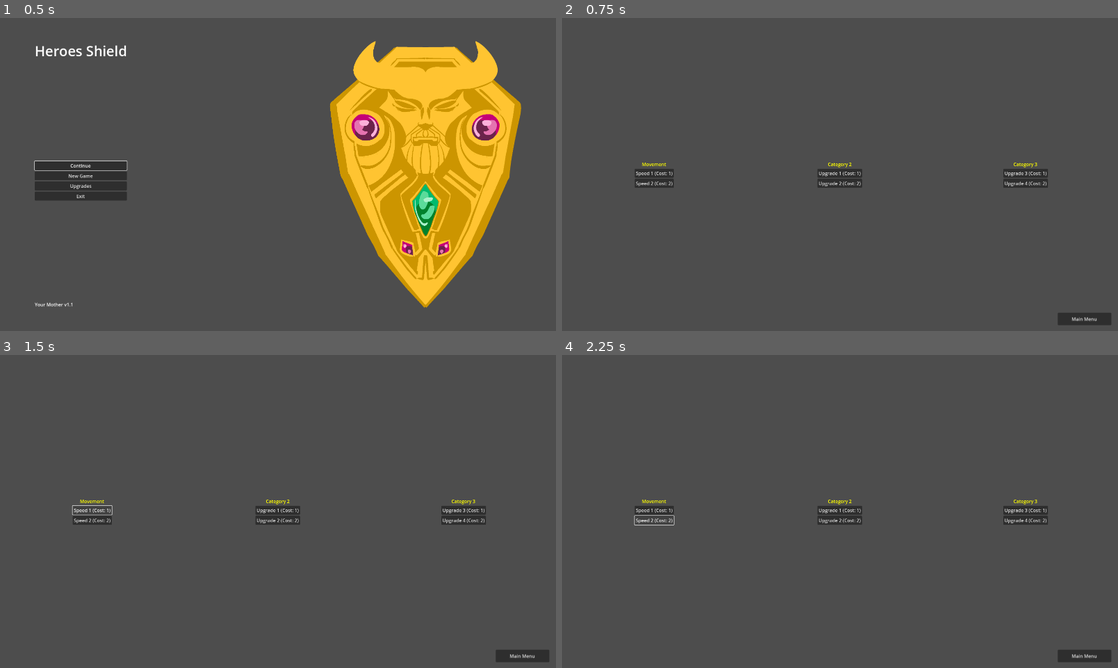
Above: before the commit, frames 1-4 (two rows, left to right).
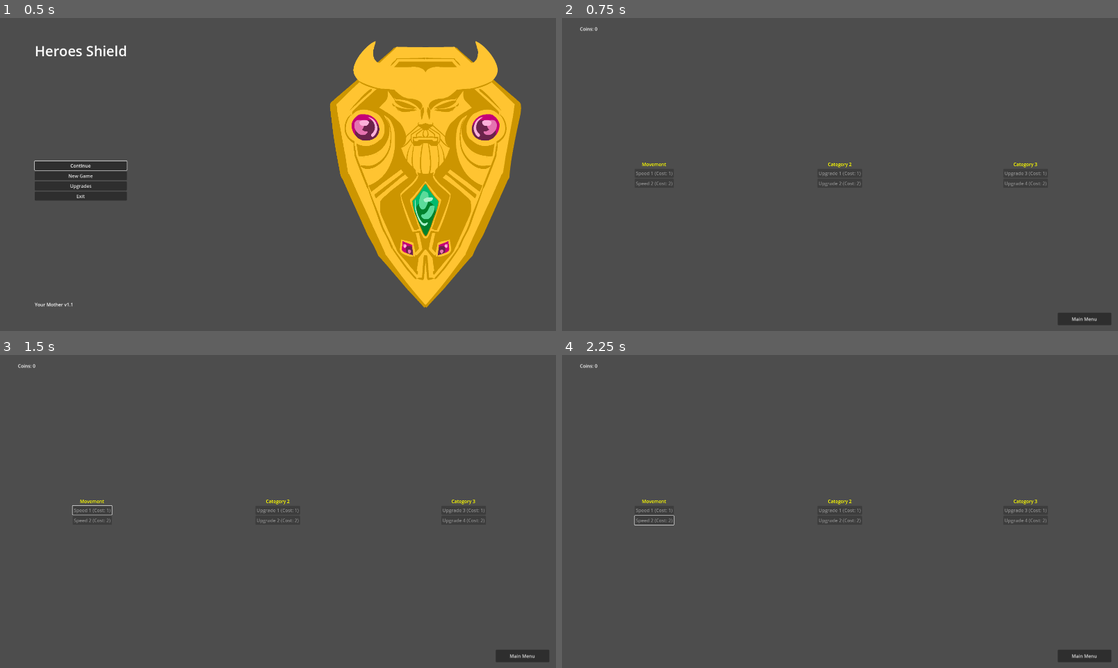
Above: after the commit, the same moments.

Repository: Cookie-Tin-Studios/Heroes-Shield
Game: Godot game, scene res://scenes/menu/main_menu.tscn
Two runs of this game, one before a commit and one after it. Both use one fixed random seed, a clock stepped at 60 frames per second and the inputs below.
Inputs (mouse positions are in pixels of both pictures, inside the frame that each line leads up to):
- Up to frame 1 (0.5 s): no input
- Up to frame 2 (0.75 s): click "Upgrades" at 0.5 s
- Up to frame 3 (1.5 s): click (94, 511) at 1.25 s, where only the run before the commit has a clickable "Speed 1 (Cost: 1)"
- Up to frame 4 (2.25 s): click (656, 520) at 2 s, where only the run before the commit has a clickable "Speed 2 (Cost: 2)"

Frame 1 is identical in both runs. In frame 2, 0.2% of the frame differs, in the area x 3-88%, y 2-54%; in frame 3, 0.2%; in frame 4, 0.2%.

Commit message:
Add movement upgrades (#93)

Diff:
--- a/scenes/menu/upgrade_menu.tscn
+++ b/scenes/menu/upgrade_menu.tscn
@@ -11,6 +11,19 @@
 grow_horizontal = 2
 grow_vertical = 2
 script = ExtResource("1_p3ykw")
+
+[node name="Panel" type="Panel" parent="."]
+layout_mode = 2
+offset_left = 62.0
+offset_top = 26.0
+offset_right = 62.0
+offset_bottom = 26.0
+
+[node name="CoinsLabel" type="Label" parent="Panel"]
+layout_mode = 0
+offset_right = 40.0
+offset_bottom = 23.0
+text = "Coins: "
 
 [node name="MarginContainer" type="MarginContainer" parent="."]
 layout_mode = 1
--- a/scripts/globals.gd
+++ b/scripts/globals.gd
@@ -49,57 +49,29 @@
 func add_progress(amount: int) -> void:
 	level_progress += amount
 
+const movementCategory = "Movement"
+const movementSpeed1 = "Speed 1"
+const movementSpeed2 = "Speed 2"
 
-var all_upgrades = [
-	{
-		"category_name": "Movement",
-		"category_upgrades": [
-			{
-				"upgrade_name": "Speed 1",
-				"desc": "You move faster, what did you expect",
-				"cost": 1,
-			},
-			{
-				"upgrade_name": "Speed 2",
-				"desc": "You move faster, electric boogaloo",
-				"cost": 2,
-			},
-		],
-	},
-	{
-		"category_name": "Category 2",
-		"category_upgrades": [
-			{
-				"upgrade_name": "Upgrade 1",
-				"desc": "Yeah it's an upgrade",
-				"cost": 1,
-			},
-			{
-				"upgrade_name": "Upgrade 2",
-				"desc": "Yeah it's an upgrade",
-				"cost": 2,
-			},
-		],
-	},
-	{
-		"category_name": "Category 3",
-		"category_upgrades": [
-			{
-				"upgrade_name": "Upgrade 3",
-				"desc": "Yeah it's an upgrade",
-				"cost": 1,
-			},
-			{
-				"upgrade_name": "Upgrade 4",
-				"desc": "Yeah it's an upgrade",
-				"cost": 2,
-			},
-		],
-	}
+
+# Define the upgrade categories and their upgrades
+var all_upgrades: Array = [
+	UpgradeCategory.new(movementCategory, [
+		Upgrade.new(movementSpeed1, "You move faster, what did you expect", 1),
+		Upgrade.new(movementSpeed2, "You move faster, electric boogaloo", 2),
+	]),
+	UpgradeCategory.new("Category 2", [
+		Upgrade.new("Upgrade 1", "Yeah it's an upgrade", 1),
+		Upgrade.new("Upgrade 2", "Yeah it's an upgrade", 2),
+	]),
+	UpgradeCategory.new("Category 3", [
+		Upgrade.new("Upgrade 3", "Yeah it's an upgrade", 1),
+		Upgrade.new("Upgrade 4", "Yeah it's an upgrade", 2),
+	]),
 ]
 
-var unlocked_upgrades = {
-	"Movement": [],
+var unlocked_upgrades: Dictionary = {
+	movementCategory: [],
 	"Category 2": [],
 	"Category 3": []
 }
--- a/scripts/menu/upgrade_menu.gd
+++ b/scripts/menu/upgrade_menu.gd
@@ -1,13 +1,13 @@
 extends Control
 
 var all_upgrades = Globals.all_upgrades
-var unlocked_upgrades = Globals.unlocked_upgrades
 
-# IMPORTANT: Change the type of `CategoriesContainer` to HBoxContainer in the Editor
 @onready var categories_container: HBoxContainer = $MarginContainer/ScrollContainer/CategoriesContainer
 @onready var main_menu_button: Button = $MainMenuButton
+@onready var coins_label: Label = $Panel/CoinsLabel
 
 func _ready():
+	coins_label.text = "Coins: " + str(Globals.coins)
 	generate_upgrades_menu()
 	main_menu_button.pressed.connect(go_to_main_menu)
 
@@ -19,8 +19,8 @@
 	clear_container(categories_container)
 
 	for category_data in all_upgrades:
-		var category_name = category_data.category_name
-		var category_upgrades = category_data.category_upgrades
+		var category_name = category_data.name
+		var category_upgrades = category_data.upgrades
 
 		# --- Create a VERTICAL container for each category (a "column") ---
 		var cat_container = VBoxContainer.new()
@@ -41,23 +41,37 @@
 
 		# For each upgrade in this category, add a row (HBox)
 		for upgrade_data in category_upgrades:
-			var upgrade_name = upgrade_data.upgrade_name
-			var desc = upgrade_data.desc
+			var upgrade_name = upgrade_data.name
+			var desc = upgrade_data.description
 			var cost = upgrade_data.cost
 
 			# --- Create a row container for each upgrade ---
 			var upgrade_container = HBoxContainer.new()
 			upgrade_container.set_alignment(BoxContainer.ALIGNMENT_CENTER)
 
-			# 2) Buy Button
+			# Buy Button
 			var buy_button = Button.new()
-			buy_button.text =  "%s (Cost: %d)" % [upgrade_name, cost]
-			buy_button.connect("pressed", Callable(self, "_on_buy_pressed").bind(category_name, upgrade_name))
+			buy_button.text = "%s (Cost: %d)" % [upgrade_name, cost]
 			buy_button.tooltip_text = desc
 
+			# Check if already unlocked or not enough coins
+			var is_unlocked = upgrade_name in Globals.unlocked_upgrades[category_name]
+			buy_button.disabled = is_unlocked or Globals.coins < cost
+
+			# Change visual appearance and text if already purchased
+			if is_unlocked:
+				buy_button.text = "Purchased!"
+				buy_button.add_theme_color_override("font_color", Color.LIGHT_GREEN)
+				buy_button.add_theme_color_override("bg_color", Color(0.2, 0.5, 0.2))  # Greenish background
+			elif buy_button.disabled:
+				buy_button.add_theme_color_override("font_color", Color.GRAY)
+				buy_button.add_theme_color_override("bg_color", Color(0.3, 0.3, 0.3))  # Dim background
+
+			# Connect button action if not locked
+			if not buy_button.disabled:
+				buy_button.connect("pressed", Callable(self, "_on_buy_pressed").bind(category_name, upgrade_name, cost))
+
 			upgrade_container.add_child(buy_button)
-
-
 
 			# Add this row to the category column
 			cat_container.add_child(upgrade_container)
@@ -65,14 +79,26 @@
 		# Finally, add the entire category column to the main HBox container
 		categories_container.add_child(cat_container)
 
-func _on_buy_pressed(category_name: String, upgrade_name: String) -> void:
-	var can_afford = true  # your logic here
-	if can_afford:
-		if upgrade_name not in unlocked_upgrades[category_name]:
-			unlocked_upgrades[category_name].append(upgrade_name)
+	# Update coins label after generating the menu
+	update_coins_label()
+
+func _on_buy_pressed(category_name: String, upgrade_name: String, cost: int) -> void:
+	if Globals.coins >= cost:
+		# Deduct coins
+		Globals.coins -= cost
+
+		# Unlock the upgrade
+		if upgrade_name not in Globals.unlocked_upgrades[category_name]:
+			Globals.unlocked_upgrades[category_name].append(upgrade_name)
 			print("Unlocked upgrade: ", upgrade_name, " in category: ", category_name)
-		else:
-			print("Already unlocked!")
+
+		# Regenerate the upgrades menu to reflect the updated state
+		generate_upgrades_menu()
+	else:
+		print("Not enough coins to buy: ", upgrade_name)
+
+func update_coins_label() -> void:
+	coins_label.text = "Coins: " + str(Globals.coins)
 
 func go_to_main_menu() -> void:
 	get_tree().change_scene_to_file("res://scenes/menu/main_menu.tscn")
--- a/scripts/shield/shield.gd
+++ b/scripts/shield/shield.gd
@@ -49,8 +49,15 @@
 
 	input_dir = input_dir.normalized()
 
+	# Movement Upgrades
+	var final_speed = speed
+	if Globals.movementSpeed1 in Globals.unlocked_upgrades[Globals.movementCategory]:
+		final_speed *= 1.1
+	if Globals.movementSpeed2 in Globals.unlocked_upgrades[Globals.movementCategory]:
+		final_speed *= 1.2
+
 	# Use speed_multiplier
-	var final_speed = speed * speed_multiplier
+	final_speed = final_speed * speed_multiplier
 	var target_velocity: Vector2
 	if input_dir == Vector2.ZERO:
 		target_velocity = idiot_hero.velocity
--- /dev/null
+++ b/scripts/upgrades/upgrade.gd
@@ -0,0 +1,12 @@
+class_name Upgrade
+
+extends Object
+
+var name: String
+var description: String
+var cost: int
+
+func _init(name: String, description: String, cost: int) -> void:
+	self.name = name
+	self.description = description
+	self.cost = cost
--- /dev/null
+++ b/scripts/upgrades/upgrade_category.gd
@@ -0,0 +1,10 @@
+class_name UpgradeCategory
+
+extends Object
+
+var name: String
+var upgrades: Array
+
+func _init(name: String, upgrades: Array[Upgrade] = []) -> void:
+	self.name = name
+	self.upgrades = upgrades
Not shown: 1 places in scenes/main.tscn that only renumber resources
